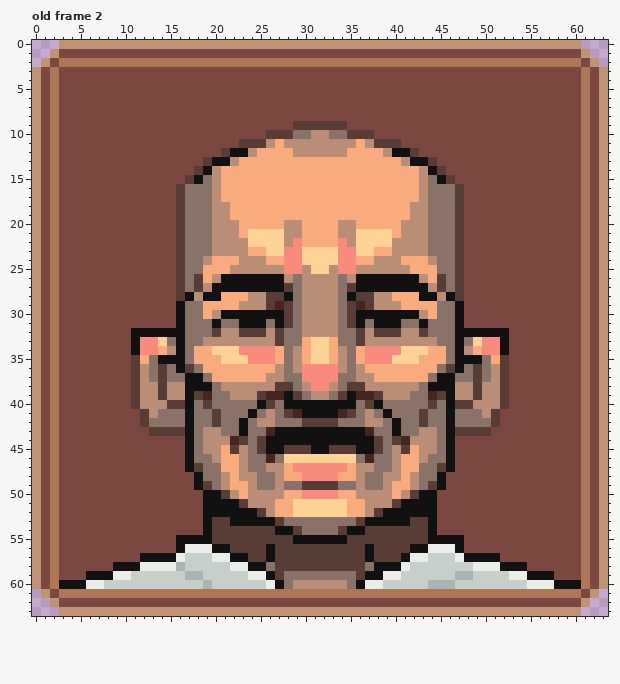
Two states of a pixel-art file, src/assets/art/boss.aseprite. Above is the file before it was changed.
64x64 pixels, 6 frames. Shown: old frame 2. The commit also changed other frames, which this record leaves out.
Now the later version:
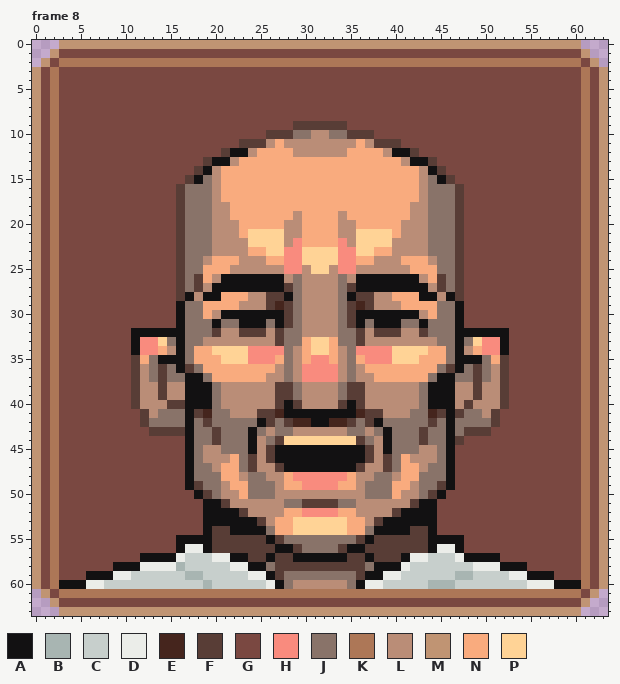
Palette (. is transparent): A #121112  B #a8b5b2  C #c7cfcc  D #ebede9  E #45251d  F #583d36  G #7a4841  H #f98b7e  J #897369  K #ad7757  L #ba8d77  M #c09473  N #f9ab7e  P #ffd396
A new or re-ordered frame is compared with the old frame closest to it.
Changes in this commit:
frames 6 -> 8
Frame 8 is new; against old frame 2, layer "Layer 3":
y 19: x 29 N -> L; x 34 N -> L
y 34: x 23 H -> P; x 27 N -> H; x 36 N -> H; x 40 H -> P
y 35: x 31..32 PP -> HH
y 37: x 29 J -> L; x 34 J -> L
y 38: x 31..32 HH -> LL
y 39: x 18..19 FE -> AA; x 21 J -> L; x 25..30 FEEAFJ -> LLFFJL; x 33..38 JFAEEF -> LJFFLL; x 42 J -> L; x 44..45 EF -> AA
y 40: x 18..19 JF -> AA; x 21..27 JJJJAFJ -> LLLLLLF; x 29..34 AAAAAA -> FLLLLF; x 36..42 JFAJJJJ -> FLLLLLL; x 44..45 FJ -> AA; x 47 F -> L
y 41: x 18..20 JJF -> FEJ; x 22..29 JJAJLJFE -> LLLFFEAA; x 34..41 EFJLJAJJ -> AAEFFLLL; x 43..45 FJJ -> JEF; x 47 J -> F
y 42: x 19..20 JF -> FJ; x 23 A -> J; x 25..26 LL -> AF; x 28..35 JJFFFFJJ -> FEEAAEEF; x 37..38 LL -> FA; x 40 A -> J; x 43..44 FJ -> JF
y 43: x 19..20 LL -> JF; x 23..24 AJ -> JA; x 26..37 EAAAAAAAAAAE -> LJJLLLLLLJJL; x 39..40 JA -> AJ; x 43..44 LL -> FJ; x 47 F -> J
y 44: x 19..44 LLLEFJFAAAAAAAAAAAAFJFELLL -> JFJJJALJFPPPPPPPPFJLAJJJFJ; x 47 G -> F
y 45: x 21..26 NFLJFA -> JJJALF; x 28..30 FFF -> AAA; x 33..35 FFF -> AAA; x 37..42 AFJLFN -> FLAJJJ
y 46: x 19 J -> L; x 21 N -> L; x 23..40 LJJEJPPPPPPPPJEJJL -> JFLFAAAAAAAAAAFLFJ; x 42 N -> L; x 44 J -> L
y 47: x 18 F -> J; x 20 J -> L; x 23..25 LJJ -> JFL; x 27..36 LNHHHHHHNL -> FAAAAAAAAF; x 38..40 JJL -> LFJ; x 43 J -> L; x 45 F -> J
y 48: x 17..18 GA -> AJ; x 21 L -> N; x 24 L -> J; x 26 J -> L; x 29 N -> H; x 34 N -> H; x 37 J -> L; x 39 L -> J; x 42 L -> N; x 45..46 AG -> JA
y 49: x 17..19 GAF -> AFJ; x 24 L -> J; x 28..35 JJFFFFJJ -> NNHHHHNN; x 39 L -> J; x 44..46 FAG -> JFA
y 50: x 18..21 GAAF -> AFJL; x 24..26 LLL -> JJJ; x 28..35 NNHHHHNN -> LLLLLLLL; x 37..39 LLL -> JJJ; x 42..45 FAAG -> LJFA
y 51: x 21..23 AAF -> FLL; x 27..36 NNPPPPPPNN -> LJJFFFFJJL; x 40..42 FAA -> LLF
y 52: x 23..25 AAF -> FLL; x 27 N -> L; x 29..34 PPPPPP -> NHHHHN; x 36 N -> L; x 38..40 FAA -> LLF
y 53: x 20..21 FF -> AA; x 25..38 AAFJJJJJJJJFAA -> FLNNPPPPPPNNLF; x 42..43 FF -> AA
y 54: x 22..41 FFFFFAAFJJJJFAAFFFFF -> AAAAJNNPPPPPPNNJAAAA
y 55: x 26 F -> A; x 28..35 FAAAAAAF -> JJJJJJJJ; x 37 F -> A
y 56: x 19..21 DAA -> AFF; x 26..28 AFF -> FAA; x 30..33 FFFF -> JJJJ; x 35..37 FFA -> AAF; x 42..44 AAD -> FFA
y 57: x 29..34 FFFFFF -> AAAAAA
